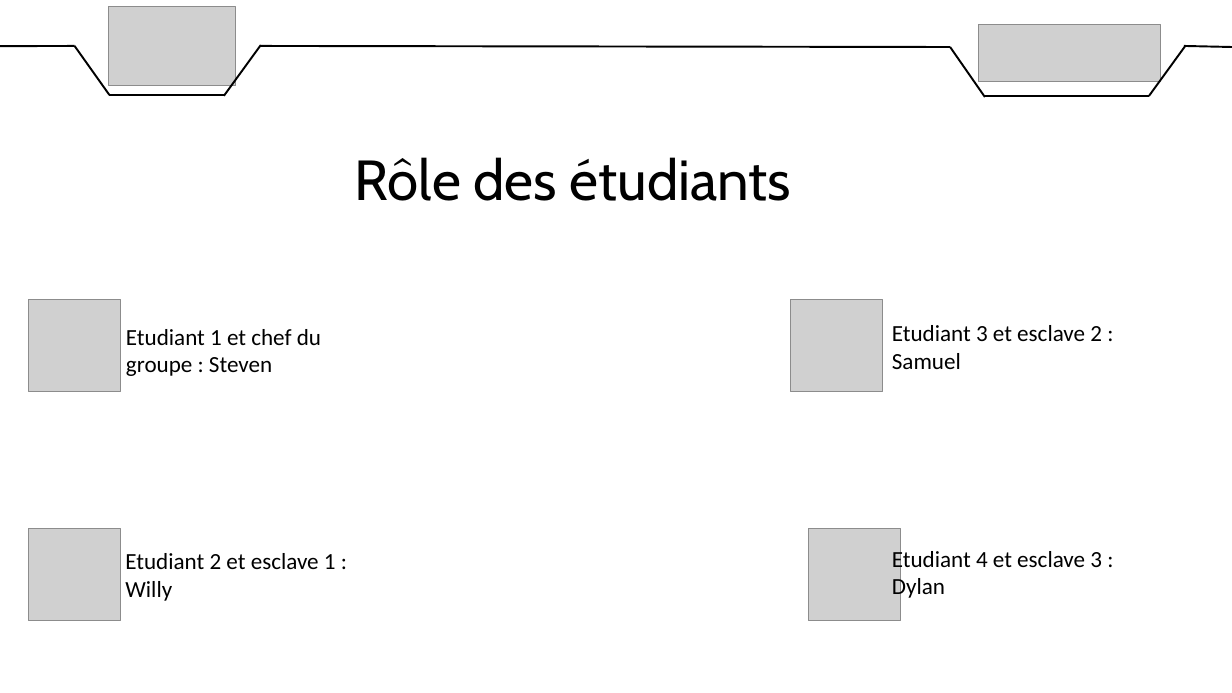
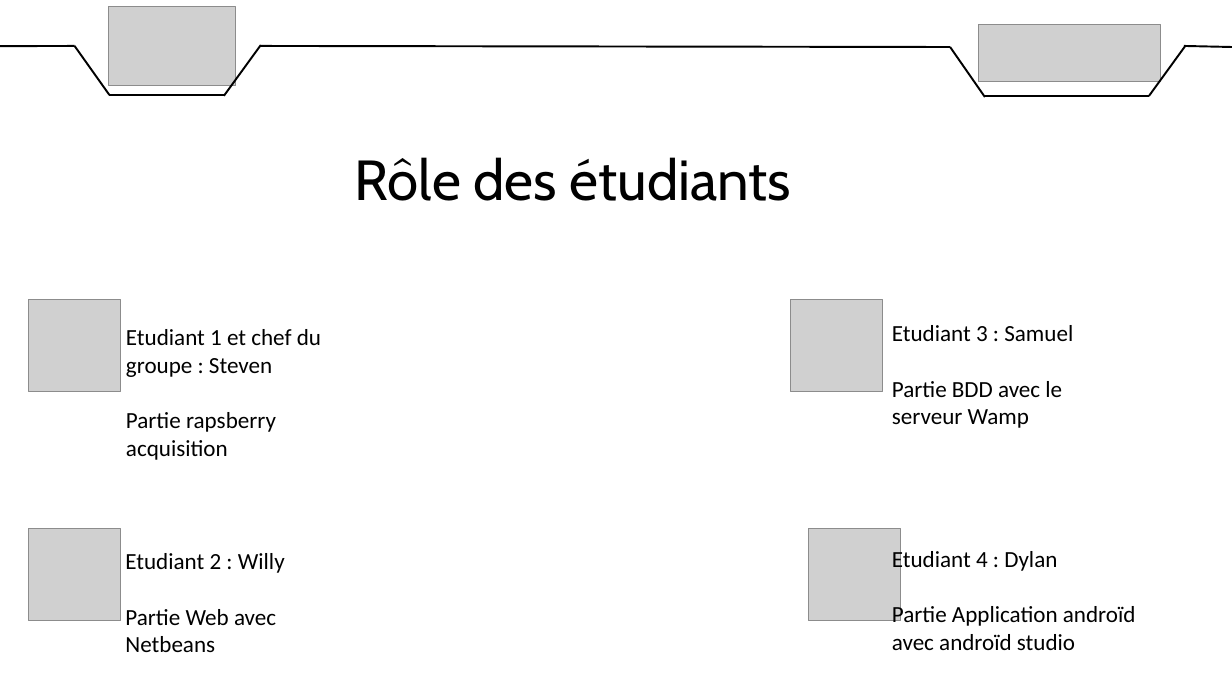
Before and after one commit to DylanChe/SupervisionSerre, a slide deck: slide 3 of oral_projet/diaporama_revue_1.pptx. Drawn at 1232x693 pixels with LibreOffice and Linux fonts; fonts in the diff are those of the drawing; grey boxes stand for pictures. Boxes give left, top, right and bottom in pixels: in the first picture for what was removed or moved away, otherwise in the second. Text is boxed around its words. In the diff, an @@ line names an element or a change of style, - is before the commit and + after.

Commit message:
diapo 3

```diff
--- a/oral_projet/diaporama_revue_1.pptx
+++ b/oral_projet/diaporama_revue_1.pptx
@@ text at (x1=892, y1=325, x2=1073, y2=428): text changed @@
-Etudiant 3 et esclave 2 : Samuel
+Etudiant 3 : Samuel
+Partie BDD avec le serveur Wamp
@@ text at (x1=126, y1=412, x2=276, y2=460): paragraph added @@
+Partie rapsberry acquisition
@@ text at (x1=125, y1=553, x2=285, y2=652): text changed @@
-Etudiant 2 et esclave 1 : Willy
+Etudiant 2 : Willy
+Partie Web avec Netbeans
@@ text at (x1=892, y1=547, x2=1136, y2=650): text changed @@
-Etudiant 4 et esclave 3 : Dylan
+Etudiant 4 : Dylan
+Partie Application androïd avec androïd studio
```
